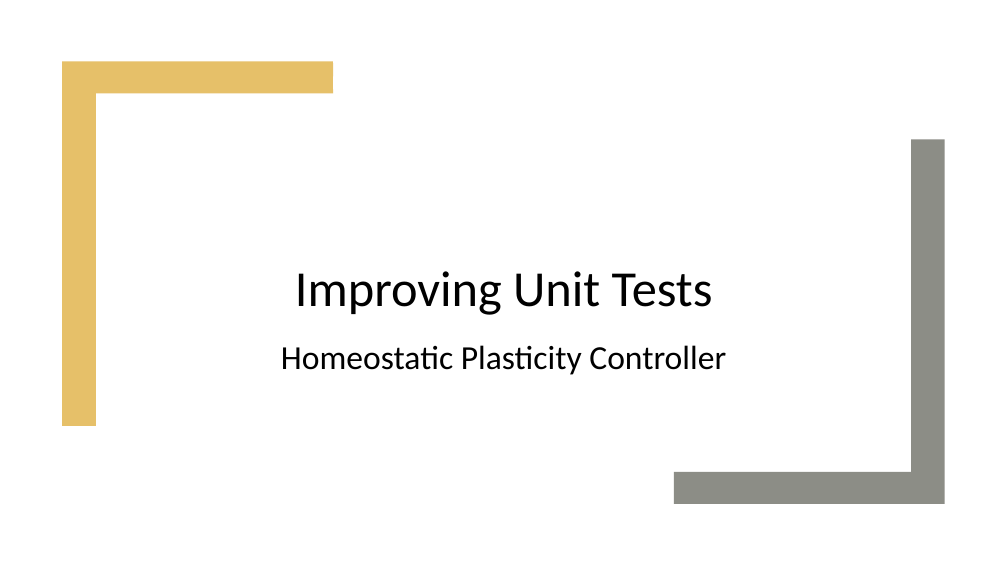
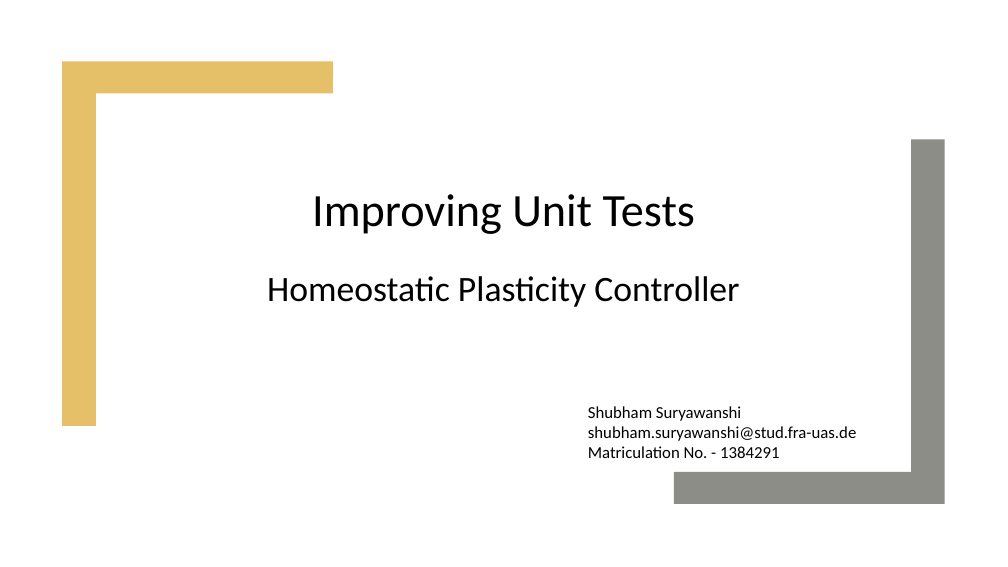
Before and after one commit to shubhamsuryawanshi/neocortexapi, a slide deck: slide 1 of source/MySEProject/Documentation/Presentation.pptx. Drawn at 1008x567 pixels with LibreOffice and Linux fonts; fonts in the diff are those of the drawing. Boxes give left, top, right and bottom in pixels: in the first picture for what was removed or moved away, otherwise in the second. Text is boxed around its words. In the diff, an @@ line names an element or a change of style, - is before the commit and + after.

```diff
--- a/source/MySEProject/Documentation/Presentation.pptx
+++ b/source/MySEProject/Documentation/Presentation.pptx
@@ title "Improving Unit Tests" at [312,194,695,234]: size 48 to 44 pt @@
@@ subtitle "Homeostatic Plasticity Controller": place and size @@
-subtitle "Homeostatic Plasticity Controller" at [281,345,726,375]
+subtitle "Homeostatic Plasticity Controller" at [267,276,739,307]
@@ subtitle "Homeostatic Plasticity Controller" at [267,276,739,307]: size 32 to 34 pt @@
@@ text added at [588,406,856,458], 16 pt, text #000000 @@
+Shubham Suryawanshi
+shubham.suryawanshi@stud.fra-uas.de
+Matriculation No. - 1384291
```
Also in this commit, not shown: 2 other slides changed, 1 slide added, 2 other files.
